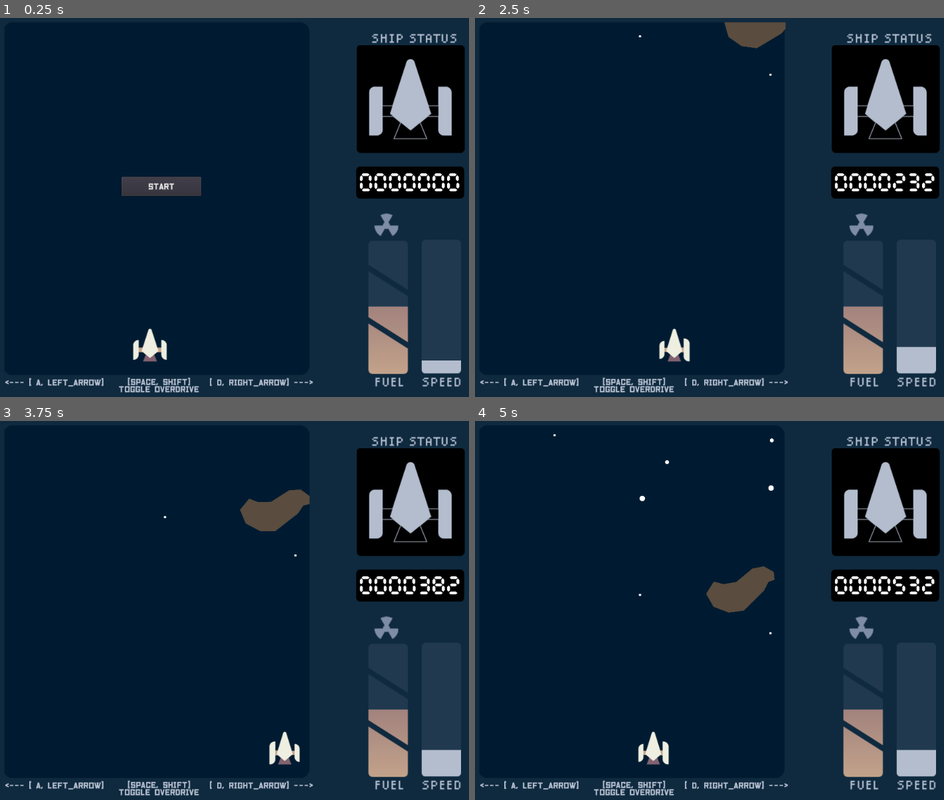
Above: before the commit, frames 1-4 (two rows, left to right).
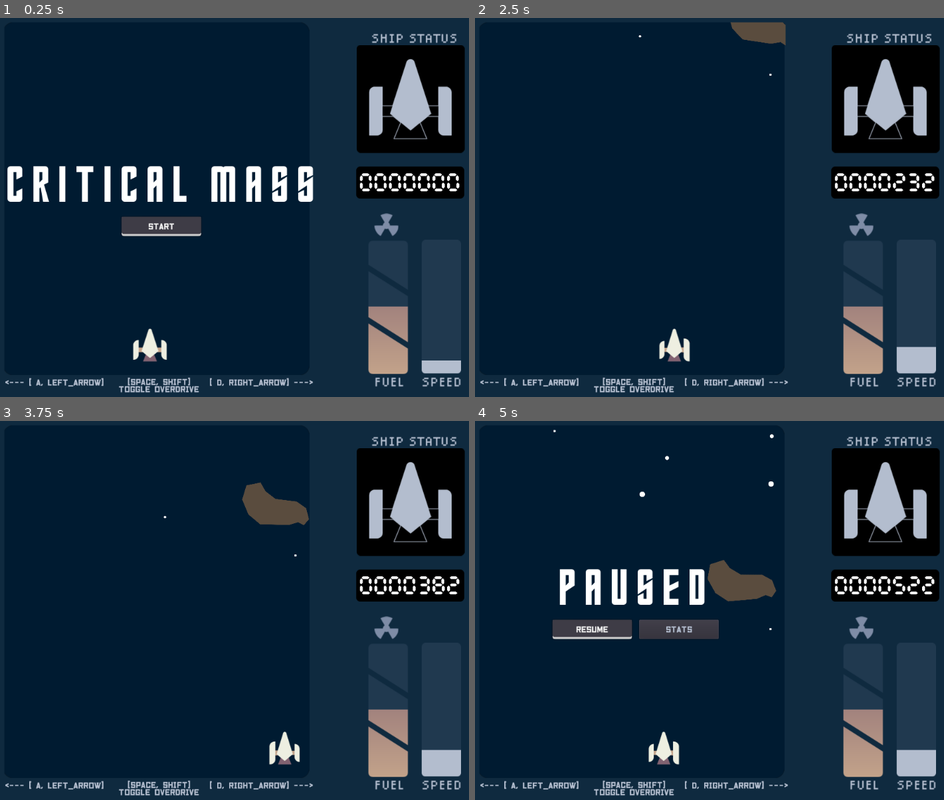
Above: after the commit, the same moments.

Repository: parkernalch/ld49-critical-mass
Game: Godot game, scene res://Main.tscn
The game is run twice, just before and just after one commit, with the same random seed, the same clock (stepped at 60 frames per second) and the same inputs.
Inputs:
- Up to frame 1 (0.25 s): no input
- Up to frame 2 (2.5 s): click "START" at 0.5 s; hold Right (ui_right) 1.28-2.03 s; hold Left (ui_left) from 2.03 s (still down)
- Up to frame 3 (3.75 s): release Left (ui_left) at 2.78 s; hold Right (ui_right) from 2.78 s (still down)
- Up to frame 4 (5 s): release Right (ui_right) at 4.28 s; hold Left (ui_left) from 4.28 s (still down); tap Escape (ui_cancel) at 4.9 s

The runs differ from the first frame. In frame 1, 4.3% of the frame differs, in the area x 1-67%, y 39-58%; in frame 2, 0.3%; in frame 3, 0.7%; in frame 4, 4.7%, in the area x 16-95%, y 2-91%.

Commit message:
asteroid particles and pause/unpause

Diff:
--- a/AsteroidBanana.tscn
+++ b/AsteroidBanana.tscn
@@ -1,16 +1,38 @@
-[gd_scene load_steps=3 format=2]
+[gd_scene load_steps=6 format=2]
 
 [ext_resource path="res://img/banana.png" type="Texture" id=1]
 [ext_resource path="res://Obstacle.gd" type="Script" id=2]
+[ext_resource path="res://img/speck.png" type="Texture" id=3]
+[ext_resource path="res://asteroid_gradient.tres" type="Gradient" id=4]
 
-[node name="AsteroidBig" type="KinematicBody2D"]
+[sub_resource type="Curve" id=2]
+_data = [ Vector2( 0.0493827, 0 ), 0.0, 2.57727, 0, 0, Vector2( 1, 0 ), -2.94545, 0.0, 0, 0 ]
+
+[node name="AsteroidBanana" type="KinematicBody2D"]
 collision_layer = 4
 script = ExtResource( 2 )
 
 [node name="Collider" type="CollisionPolygon2D" parent="."]
 scale = Vector2( 0.25, 0.25 )
-polygon = PoolVector2Array( -112.283, -169.454, -148.191, -206.621, -199.847, -175.753, -209.927, -85.6691, -156.38, -11.9637, -7.0795, 61.7417, 48.987, 144.896, 62.2162, 219.862, 171.829, 236.241, 242.385, 148.676, 235.455, 20.1643, 175.609, -84.4091, -34.7978, -166.304 )
+polygon = PoolVector2Array( -114.627, -160.25, -149.275, -194.898, -190.995, -168.028, -198.066, -90.9532, -147.154, -19.5355, 0.631165, 51.8823, 59.321, 137.442, 74.8773, 209.567, 169.63, 225.124, 226.905, 136.735, 220.541, 22.1838, 165.387, -77.5182, -41.0882, -158.835 )
 
 [node name="Sprite" type="Sprite" parent="."]
 scale = Vector2( 0.25, 0.25 )
 texture = ExtResource( 1 )
+
+[node name="ExplosionParticles" type="CPUParticles2D" parent="."]
+emitting = false
+lifetime = 0.25
+one_shot = true
+explosiveness = 1.0
+texture = ExtResource( 3 )
+emission_shape = 1
+emission_sphere_radius = 38.11
+spread = 180.0
+gravity = Vector2( 0, 0 )
+initial_velocity = 254.44
+damping = 100.0
+scale_amount = 0.25
+scale_amount_random = 0.4
+scale_amount_curve = SubResource( 2 )
+color_ramp = ExtResource( 4 )
--- a/AsteroidBig.tscn
+++ b/AsteroidBig.tscn
@@ -1,7 +1,16 @@
-[gd_scene load_steps=3 format=2]
+[gd_scene load_steps=7 format=2]
 
 [ext_resource path="res://img/big.png" type="Texture" id=1]
 [ext_resource path="res://Obstacle.gd" type="Script" id=2]
+[ext_resource path="res://img/speck.png" type="Texture" id=3]
+[ext_resource path="res://asteroid_gradient.tres" type="Gradient" id=4]
+
+[sub_resource type="Curve" id=1]
+max_value = 100.0
+_data = [ Vector2( 0, 1 ), 0.0, 0.0, 0, 0, Vector2( 1, 100 ), 245.455, 0.0, 0, 0 ]
+
+[sub_resource type="Curve" id=2]
+_data = [ Vector2( 0.0493827, 0 ), 0.0, 2.57727, 0, 0, Vector2( 1, 0 ), -2.94545, 0.0, 0, 0 ]
 
 [node name="AsteroidBig" type="KinematicBody2D"]
 collision_layer = 4
@@ -9,8 +18,26 @@
 
 [node name="Collider" type="CollisionPolygon2D" parent="."]
 scale = Vector2( 0.25, 0.25 )
-polygon = PoolVector2Array( -54.7654, -227.338, -53.9717, -228.131, -125.405, -169.398, -191.282, -32.0875, -193.663, 93.3172, -80.1638, 209.991, 78.5763, 219.516, 221.442, 159.988, 234.142, 55.2196, 153.978, -102.727, 135.723, -188.446 )
+polygon = PoolVector2Array( -49.9548, -209.27, -115.082, -162.076, -177.378, -28.9897, -184.929, 89.9384, -77.3271, 195.652, 71.8051, 205.091, 203.947, 151.29, 218.106, 59.7344, 139.764, -99.7803, 123.718, -175.29 )
 
 [node name="Sprite" type="Sprite" parent="."]
 scale = Vector2( 0.25, 0.25 )
 texture = ExtResource( 1 )
+
+[node name="ExplosionParticles" type="CPUParticles2D" parent="."]
+emitting = false
+lifetime = 0.25
+one_shot = true
+explosiveness = 1.0
+texture = ExtResource( 3 )
+emission_shape = 1
+emission_sphere_radius = 38.11
+spread = 180.0
+gravity = Vector2( 0, 0 )
+initial_velocity = 266.27
+damping = 100.0
+damping_curve = SubResource( 1 )
+scale_amount = 0.25
+scale_amount_random = 0.41
+scale_amount_curve = SubResource( 2 )
+color_ramp = ExtResource( 4 )
--- a/AsteroidSpeck.tscn
+++ b/AsteroidSpeck.tscn
@@ -1,7 +1,15 @@
-[gd_scene load_steps=3 format=2]
+[gd_scene load_steps=6 format=2]
 
 [ext_resource path="res://img/speck.png" type="Texture" id=1]
 [ext_resource path="res://Obstacle.gd" type="Script" id=2]
+[ext_resource path="res://asteroid_gradient.tres" type="Gradient" id=3]
+
+[sub_resource type="Curve" id=1]
+max_value = 100.0
+_data = [ Vector2( 0, 1 ), 0.0, 0.0, 0, 0, Vector2( 1, 100 ), 245.455, 0.0, 0, 0 ]
+
+[sub_resource type="Curve" id=2]
+_data = [ Vector2( 0.0493827, 0 ), 0.0, 2.57727, 0, 0, Vector2( 1, 0 ), -2.94545, 0.0, 0, 0 ]
 
 [node name="AsteroidSpeck" type="KinematicBody2D"]
 collision_layer = 4
@@ -10,8 +18,27 @@
 [node name="Collider" type="CollisionPolygon2D" parent="."]
 position = Vector2( 0.629944, -1.25995 )
 scale = Vector2( 0.25, 0.25 )
-polygon = PoolVector2Array( -7.0795, -62.9905, -46.767, -28.3426, -50.5468, 24.5741, -17.7888, 73.711, 59.0663, 60.4818, 99.3839, -21.4131, 62.7023, -82.0906 )
+polygon = PoolVector2Array( -6.49022, -51.501, -42.8294, -21.7689, -47.5487, 24.7169, -16.6369, 70.7307, 51.0861, 58.9323, 89.313, -16.3416, 58.4011, -71.3223 )
 
 [node name="Sprite" type="Sprite" parent="."]
 scale = Vector2( 0.25, 0.25 )
 texture = ExtResource( 1 )
+
+[node name="ExplosionParticles" type="CPUParticles2D" parent="."]
+emitting = false
+amount = 3
+lifetime = 0.25
+one_shot = true
+explosiveness = 1.0
+texture = ExtResource( 1 )
+emission_shape = 1
+emission_sphere_radius = 15.39
+spread = 180.0
+gravity = Vector2( 0, 0 )
+initial_velocity = 260.36
+damping = 100.0
+damping_curve = SubResource( 1 )
+scale_amount = 0.25
+scale_amount_random = 0.24
+scale_amount_curve = SubResource( 2 )
+color_ramp = ExtResource( 3 )
--- a/AsteroidSpud.tscn
+++ b/AsteroidSpud.tscn
@@ -1,17 +1,46 @@
-[gd_scene load_steps=3 format=2]
+[gd_scene load_steps=7 format=2]
 
 [ext_resource path="res://img/spud.png" type="Texture" id=1]
 [ext_resource path="res://Obstacle.gd" type="Script" id=2]
+[ext_resource path="res://img/speck.png" type="Texture" id=3]
+[ext_resource path="res://asteroid_gradient.tres" type="Gradient" id=4]
+
+[sub_resource type="Curve" id=1]
+max_value = 100.0
+_data = [ Vector2( 0, 1 ), 0.0, 0.0, 0, 0, Vector2( 1, 100 ), 245.455, 0.0, 0, 0 ]
+
+[sub_resource type="Curve" id=2]
+_data = [ Vector2( 0.0493827, 0 ), 0.0, 2.57727, 0, 0, Vector2( 1, 0 ), -2.94545, 0.0, 0, 0 ]
 
 [node name="AsteroidSpeck" type="KinematicBody2D"]
 collision_layer = 4
 script = ExtResource( 2 )
 
 [node name="Collider" type="CollisionPolygon2D" parent="."]
-position = Vector2( 0.629944, -1.25995 )
+position = Vector2( 16.3143, 8.41765 )
 scale = Vector2( 0.25, 0.25 )
-polygon = PoolVector2Array( -19.0487, -195.282, -87.7144, -161.894, -179.689, -98.8982, -184.098, 62.3717, -73.8553, 123.478, 26.3084, 66.1515, 79.855, -81.8893, 71.6656, -180.793 )
+polygon = PoolVector2Array( -23.2596, -177.646, -82.6599, -152.951, -170.092, -85.5417, -172.762, 54.6165, -77.988, 112.682, 15.4508, 59.2884, 62.8376, -84.2069, 60.8354, -166.3 )
 
 [node name="Sprite" type="Sprite" parent="."]
+position = Vector2( 15.6844, 9.6776 )
 scale = Vector2( 0.25, 0.25 )
 texture = ExtResource( 1 )
+
+[node name="ExplosionParticles" type="CPUParticles2D" parent="."]
+emitting = false
+amount = 6
+lifetime = 0.25
+one_shot = true
+explosiveness = 1.0
+texture = ExtResource( 3 )
+emission_shape = 1
+emission_sphere_radius = 19.18
+spread = 180.0
+gravity = Vector2( 0, 0 )
+initial_velocity = 260.35
+damping = 100.0
+damping_curve = SubResource( 1 )
+scale_amount = 0.25
+scale_amount_random = 0.39
+scale_amount_curve = SubResource( 2 )
+color_ramp = ExtResource( 4 )
--- a/AsteroidTbone.tscn
+++ b/AsteroidTbone.tscn
@@ -1,25 +1,53 @@
-[gd_scene load_steps=5 format=2]
+[gd_scene load_steps=9 format=2]
 
 [ext_resource path="res://img/tbone.png" type="Texture" id=1]
 [ext_resource path="res://Obstacle.gd" type="Script" id=2]
 [ext_resource path="res://shaders/pixelate.shader" type="Shader" id=3]
+[ext_resource path="res://img/speck.png" type="Texture" id=4]
+[ext_resource path="res://asteroid_gradient.tres" type="Gradient" id=5]
 
-[sub_resource type="ShaderMaterial" id=2]
+[sub_resource type="ShaderMaterial" id=1]
 shader = ExtResource( 3 )
 shader_param/pixel_size = 500
 shader_param/resolution = 0
+
+[sub_resource type="Curve" id=2]
+max_value = 100.0
+_data = [ Vector2( 0, 1 ), 0.0, 0.0, 0, 0, Vector2( 1, 100 ), 245.455, 0.0, 0, 0 ]
+
+[sub_resource type="Curve" id=3]
+_data = [ Vector2( 0.0493827, 0 ), 0.0, 2.57727, 0, 0, Vector2( 1, 0 ), -2.94545, 0.0, 0, 0 ]
 
 [node name="AsteroidSpeck" type="KinematicBody2D"]
 collision_layer = 4
 script = ExtResource( 2 )
 
 [node name="Collider" type="CollisionPolygon2D" parent="."]
-visible = false
-position = Vector2( 0.629944, -1.25995 )
+position = Vector2( 10.7382, 13.9024 )
 scale = Vector2( 0.25, 0.25 )
-polygon = PoolVector2Array( -11.4892, -223, -103.463, -170.084, -208.037, -164.414, -230.086, -15.1135, -199.217, 28.9838, -188.508, 122.848, -206.147, 195.923, -158.27, 222.382, -68.8156, 179.544, 6.77963, 59.2219, 114.503, 6.93515, 221.596, -74.9597, 237.345, -165.044, 186.948, -225.52 )
+polygon = PoolVector2Array( -10.8218, -213.451, -104.261, -161.392, -193.695, -151.381, -217.722, -21.9015, -183.684, 22.8156, -174.34, 124.931, -195.697, 187.001, -162.326, 205.689, -80.9009, 166.978, -4.14764, 45.5079, 105.309, -7.21829, 205.422, -85.9738, 220.773, -162.06, 180.06, -214.118 )
 
 [node name="Sprite" type="Sprite" parent="."]
-material = SubResource( 2 )
+material = SubResource( 1 )
+position = Vector2( 10.4055, 13.6759 )
 scale = Vector2( 0.25, 0.25 )
 texture = ExtResource( 1 )
+
+[node name="ExplosionParticles" type="CPUParticles2D" parent="."]
+emitting = false
+amount = 12
+lifetime = 0.25
+one_shot = true
+explosiveness = 1.0
+texture = ExtResource( 4 )
+emission_shape = 1
+emission_sphere_radius = 38.11
+spread = 180.0
+gravity = Vector2( 0, 0 )
+initial_velocity = 215.85
+damping = 100.0
+damping_curve = SubResource( 2 )
+scale_amount = 0.25
+scale_amount_random = 0.4
+scale_amount_curve = SubResource( 3 )
+color_ramp = ExtResource( 5 )
--- a/Game.gd
+++ b/Game.gd
@@ -6,6 +6,14 @@
 	Events.connect("StartGame", self, "_on_StartGame")
 	Events.connect("GameEndedPlayer", self, "_on_GameOver")
 	Events.connect("PlayerFuelLevelChanged", self, "_on_player_fuelLevelChanged")
+	Events.connect("GamePaused", self, "_on_GamePaused")
+	Events.connect("GameUnpaused", self, "_on_GameUnpaused")
+	pass
+
+func _on_GamePaused():
+	pass
+
+func _on_GameUnpaused():
 	pass
 
 func _on_StartGame():
--- a/Game.tscn
+++ b/Game.tscn
@@ -44,7 +44,7 @@
 shader = SubResource( 1 )
 shader_param/bar_width = 1.0
 shader_param/screen_color = Color( 0, 0.105882, 0.192157, 1 )
-shader_param/bar_color = Color( 0.328757, 0.0450849, 0.0818208, 1 )
+shader_param/bar_color = Color( 0, 0.105882, 0.192157, 1 )
 
 [sub_resource type="RectangleShape2D" id=3]
 extents = Vector2( 33.4923, 52.3557 )
--- a/GameManager.gd
+++ b/GameManager.gd
@@ -2,10 +2,6 @@
 
 onready var stats_panel : Control = $StatsPanel
 onready var game_over_screen : Control = $GameOverMenu
-onready var game_over_label : Label = $GameOverMenu/Label
-onready var retry_button : Button = $GameOverMenu/RetryButton
-onready var stats_button : Button = $GameOverMenu/StatsButton
-onready var start_button : Button = $GameOverMenu/StartButton
 
 # statistics
 onready var statistics = {
@@ -68,9 +64,6 @@
 func _ready():
 	stats_panel.visible = false
 	game_over_screen.visible = true
-	retry_button.visible = false
-	stats_button.visible = false
-	game_over_label.visible = false
 	Events.connect("GameEndedOdometer", self, "_on_odometer_gameEnded")
 	Events.connect("GameEndedPlayer", self, "_on_player_gameEnded")
 	load_from_userdata()
@@ -159,10 +152,6 @@
 
 func end_game():
 	game_over_screen.visible = true
-	start_button.visible = false
-	retry_button.visible = true
-	stats_button.visible = true
-	stats_panel.visible = false
 	save()
 
 func toggle_stats():
@@ -179,3 +168,6 @@
 
 func _on_CloseStatsButton_pressed():
 	toggle_stats()
+
+func _on_ResumeButton_pressed():
+	Events.emit_signal("GameUnpaused")
--- /dev/null
+++ b/GameOverMenu.gd
@@ -0,0 +1,60 @@
+extends Control
+class_name GameOverMenu
+
+export(NodePath) var stats_panel_path
+onready var stats_panel = get_node(stats_panel_path)
+
+func _ready():
+	$StartButton.grab_focus()
+	$ResumeButton.visible = false
+	$RetryButton.visible = false
+	$StatsButton.visible = false
+	$Label.text = "CRITICAL MASS"
+	$Label.visible = true
+	Events.connect("StartGame", self, "start_game")
+	Events.connect("GameEndedPlayer", self, "show_game_over")
+	Events.connect("GamePaused", self, "show_pause")
+	Events.connect("GameUnpaused", self, "start_game")
+
+func start_game():
+	print("showing start game")
+	visible = false
+	$StartButton.visible = false
+	$RetryButton.visible = false
+	$ResumeButton.visible = false
+	$StatsButton.visible = false
+	$Label.visible = false
+
+func show_pause():
+	print("showing pause")
+	visible = true
+	$ResumeButton.visible = true
+	$StartButton.visible = false
+	$StatsButton.visible = true
+	$Label.text = "PAUSED"
+	$Label.visible = true
+	$ResumeButton.grab_focus()
+	pass
+
+func show_game_over(_obj):
+	print("showing game over")
+	visible = true
+	$RetryButton.visible = true
+	$StatsButton.visible = true
+	$StartButton.visible = false
+	$Label.text = "GAME OVER"
+	$Label.visible = true
+	$RetryButton.grab_focus()
+	pass
+
+func _on_StatsPanel_visibility_changed():
+	print(stats_panel.visible)
+	if not stats_panel.visible:
+		if $StatsButton.visible:
+			$StatsButton.grab_focus()
+		elif $RetryButton.visible:
+			$RetryButton.grab_focus()
+		elif $ResumeButton.visible:
+			$ResumeButton.grab_focus()
+		elif $StartButton.visible:
+			$StartButton.grab_focus()
--- a/Global/Events.gd
+++ b/Global/Events.gd
@@ -12,6 +12,8 @@
 signal GameEndedOdometer(value)
 
 signal StartGame()
+signal GamePaused()
+signal GameUnpaused()
 
 signal DifficultyIncreased()
 
--- a/HealthPickup.tscn
+++ b/HealthPickup.tscn
@@ -7,4 +7,5 @@
 script = ExtResource( 1 )
 
 [node name="Sprite" type="Sprite" parent="."]
+self_modulate = Color( 0, 1, 0.227451, 1 )
 texture = ExtResource( 2 )
--- a/MagnetPickup.tscn
+++ b/MagnetPickup.tscn
@@ -10,7 +10,7 @@
 	if (UV.x < 0.5) {
 		COLOR.rgb = vec3(1.0, 0.0, 0.0);
 	} else {
-		COLOR.rgb = vec3(0.0, 0.0, 1.0);
+		COLOR.rgb = vec3(0.0, 0.5, 1.0);
 	}
 	COLOR.a = texture(TEXTURE, UV).a;
 }"
--- a/Main.tscn
+++ b/Main.tscn
@@ -22,6 +22,9 @@
 [ext_resource path="res://sounds/boost_end.wav" type="AudioStream" id=20]
 [ext_resource path="res://sounds/boost_start.wav" type="AudioStream" id=21]
 [ext_resource path="res://MainViewportSprite.gd" type="Script" id=22]
+[ext_resource path="res://GameOverMenu.gd" type="Script" id=23]
+[ext_resource path="res://MenuBox.tres" type="StyleBox" id=24]
+[ext_resource path="res://StatsPanel.gd" type="Script" id=25]
 
 [sub_resource type="Environment" id=1]
 background_mode = 1
@@ -35,12 +38,12 @@
 uniform vec4 ripple_color : hint_color;
 
 void fragment() {
+	// Ripple Wave
 	COLOR = texture(TEXTURE, UV);
 	if (wave_size > 0.0) {
 		if (UV.y < wave_pos + wave_size && UV.y > wave_pos - wave_size) {
 			vec4 color = texture(TEXTURE, UV - vec2(0.0, wave_size * abs(wave_pos - UV.y) / wave_size));
 			COLOR = color;
-//			if (UV.y > wave_pos + 0.9 * wave_size || UV.y < wave_pos - 0.9 * wave_size) {
 			if (UV.y < wave_pos - 0.9 * wave_size) {
 				COLOR = mix(color, ripple_color, UV.y);
 			}
@@ -155,9 +158,11 @@
 margin_top = 299.0
 margin_right = 628.0
 margin_bottom = 440.0
-__meta__ = {
-"_edit_use_anchors_": false
-}
+script = ExtResource( 23 )
+__meta__ = {
+"_edit_use_anchors_": false
+}
+stats_panel_path = NodePath("../StatsPanel")
 
 [node name="Label" type="Label" parent="GameOverMenu"]
 margin_top = -1.33484
@@ -175,18 +180,38 @@
 margin_top = 97.39
 margin_right = 287.848
 margin_bottom = 134.39
+custom_styles/focus = ExtResource( 24 )
 custom_fonts/font = SubResource( 7 )
+custom_colors/font_color = Color( 0.701961, 0.741176, 0.807843, 1 )
+custom_colors/font_color_hover = Color( 0.701961, 0.741176, 0.807843, 1 )
 text = "RETRY"
+__meta__ = {
+"_edit_use_anchors_": false
+}
+
+[node name="ResumeButton" type="Button" parent="GameOverMenu"]
+margin_left = 134.848
+margin_top = 97.39
+margin_right = 287.848
+margin_bottom = 134.39
+custom_styles/focus = ExtResource( 24 )
+custom_fonts/font = SubResource( 7 )
+custom_colors/font_color = Color( 0.701961, 0.741176, 0.807843, 1 )
+custom_colors/font_color_hover = Color( 0.701961, 0.741176, 0.807843, 1 )
+text = "RESUME"
 __meta__ = {
 "_edit_use_anchors_": false
 }
 
 [node name="StartButton" type="Button" parent="GameOverMenu"]
 margin_left = 220.251
-margin_top = 20.2272
+margin_top = 96.7365
 margin_right = 373.251
-margin_bottom = 57.2272
+margin_bottom = 133.736
+custom_styles/focus = ExtResource( 24 )
 custom_fonts/font = SubResource( 7 )
+custom_colors/font_color = Color( 0.701961, 0.741176, 0.807843, 1 )
+custom_colors/font_color_hover = Color( 0.701961, 0.741176, 0.807843, 1 )
 text = "START"
 __meta__ = {
 "_edit_use_anchors_": false
@@ -197,7 +222,10 @@
 margin_top = 97.39
 margin_right = 454.909
 margin_bottom = 134.39
+custom_styles/focus = ExtResource( 24 )
 custom_fonts/font = SubResource( 7 )
+custom_colors/font_color = Color( 0.701961, 0.741176, 0.807843, 1 )
+custom_colors/font_color_hover = Color( 0.701961, 0.741176, 0.807843, 1 )
 text = "STATS"
 __meta__ = {
 "_edit_use_anchors_": false
@@ -209,6 +237,7 @@
 margin_top = 49.0
 margin_right = 914.0
 margin_bottom = 714.0
+script = ExtResource( 25 )
 __meta__ = {
 "_edit_use_anchors_": false
 }
@@ -411,6 +440,9 @@
 margin_top = 4.0
 margin_right = 24.0
 margin_bottom = 24.0
+custom_styles/focus = ExtResource( 24 )
+custom_colors/font_color = Color( 0.964706, 0.964706, 0.964706, 1 )
+custom_colors/font_color_hover = Color( 1, 1, 1, 1 )
 text = "X"
 
 [node name="AudioManager" type="Node" parent="."]
@@ -491,6 +523,9 @@
 }
 
 [connection signal="pressed" from="GameOverMenu/RetryButton" to="." method="_on_RetryButton_pressed"]
+[connection signal="pressed" from="GameOverMenu/ResumeButton" to="." method="_on_ResumeButton_pressed"]
 [connection signal="pressed" from="GameOverMenu/StartButton" to="." method="_on_StartButton_pressed"]
 [connection signal="pressed" from="GameOverMenu/StatsButton" to="." method="_on_StatsButton_pressed"]
+[connection signal="visibility_changed" from="StatsPanel" to="StatsPanel" method="_on_StatsPanel_visibility_changed"]
+[connection signal="visibility_changed" from="StatsPanel" to="GameOverMenu" method="_on_StatsPanel_visibility_changed"]
 [connection signal="pressed" from="StatsPanel/Panel/CloseStatsButton" to="." method="_on_CloseStatsButton_pressed"]
--- /dev/null
+++ b/MenuBox.tres
@@ -0,0 +1,9 @@
+[gd_resource type="StyleBoxFlat" format=2]
+
+[resource]
+bg_color = Color( 0.243137, 0.235294, 0.27451, 1 )
+border_width_bottom = 4
+corner_radius_top_left = 4
+corner_radius_top_right = 4
+corner_radius_bottom_right = 4
+corner_radius_bottom_left = 4
--- a/NoiseSpawner.gd
+++ b/NoiseSpawner.gd
@@ -27,6 +27,8 @@
 	Events.connect("StartGame", self, "_on_startGame")
 	Events.connect("GameEndedPlayer", self, "_on_endGame")
 	Events.connect("DifficultyIncreased", self, "_on_difficultyIncreased")
+	Events.connect("GamePaused", self, "_on_GamePaused")
+	Events.connect("GameUnpaused", self, "_on_GameUnpaused")
 	var x_pos_left : float =  left_bound.transform.origin.x
 	var x_pos_right : float = right_bound.transform.origin.x
 	offset = abs(x_pos_right - x_pos_left)
@@ -37,8 +39,13 @@
 			"position": Vector2(x_pos_left + 3 * (step_size * i) / 2, transform.origin.y),
 			"spawn_pos": 0.0
 		})
-	print(spawn_locations)
 	set_process(false)
+
+func _on_GamePaused():
+	set_process(false)
+
+func _on_GameUnpaused():
+	set_process(true)
 
 func _process(delta):
 	y_pos += Global.travel_speed * delta
--- a/Obstacle.gd
+++ b/Obstacle.gd
@@ -8,9 +8,17 @@
 func _ready():
 	rotation_degrees = rand_range(0, 180)
 	Events.connect("ShipWasDestroyed", self, "_on_ship_wasDestroyed")
+	Events.connect("GamePaused", self, "_on_GamePaused")
+	Events.connect("GameUnpaused", self, "_on_GameUnpaused")
 	add_to_group('obstacles')
 	$Sprite.self_modulate = Color("#5a4c3e");
 	pass
+
+func _on_GamePaused():
+	set_physics_process(false)
+
+func _on_GameUnpaused():
+	set_physics_process(true)
 
 func set_angular_velocity(vel):
 	angular_velocity = vel
@@ -36,3 +44,10 @@
 
 func repulse(direction, magnitude):
 	repulse_vector = direction * magnitude
+
+func destroy():
+	$Sprite.visible = false
+	$Collider.disabled = true
+	$ExplosionParticles.emitting = true
+	yield(get_tree().create_timer(0.25), "timeout")
+	queue_free()
--- a/OptimizedNeutron.gd
+++ b/OptimizedNeutron.gd
@@ -12,8 +12,16 @@
 
 func _ready():
 	Events.connect("ShipWasDestroyed", self, "_on_ship_wasDestroyed")
+	Events.connect("GamePaused", self, "_on_GamePaused")
+	Events.connect("GameUnpaused", self, "_on_GameUnpaused")
 	set_size(rand_range(1, 4))
 	player = get_tree().get_nodes_in_group("player")[0]
+
+func _on_GamePaused():
+	set_physics_process(false)
+
+func _on_GameUnpaused():
+	set_physics_process(true)
 
 func _physics_process(delta):
 	if global_position.y > 700.0:
--- a/Pickup.gd
+++ b/Pickup.gd
@@ -16,7 +16,15 @@
 func _ready():
 	player = get_tree().get_nodes_in_group("player")[0]
 	Events.connect("GameEndedPlayer", self, "_on_game_ended")
+	Events.connect("GamePaused", self, "_on_GamePaused")
+	Events.connect("GameUnpaused", self, "_on_GameUnpaused")
 	pass
+
+func _on_GamePaused():
+	set_physics_process(false)
+
+func _on_GameUnpaused():
+	set_physics_process(true)
 
 func _physics_process(delta):
 	if position.y > 700.0:
--- a/Player.gd
+++ b/Player.gd
@@ -38,8 +38,18 @@
 	Events.connect("PickupAcquired", self, '_on_pickup_acquired')
 	add_to_group("player")
 	Events.connect("PickedUpFuel", self, '_on_fuel_pickedUp')
+	Events.connect("GamePaused", self, "_on_GamePaused")
+	Events.connect("GameUnpaused", self, "_on_GameUnpaused")
 	$MagnetTimer.connect("timeout", self, 'demagnetize')
 	initialize()
+
+func _on_GameUnpaused():
+	set_process(true)
+	set_physics_process(true)
+
+func _on_GamePaused():
+	set_process(false)
+	set_physics_process(false)
 
 func initialize():
 	fuel_timer.wait_time = 0.5
@@ -98,6 +108,8 @@
 			boost_end()
 		else:
 			boost_start()
+	if Input.is_action_just_pressed("ui_cancel"):
+		Events.emit_signal("GamePaused")
 	var healthy_count = ship_areas_are_healthy.count(true)
 	if healthy_count > 0:
 		left_wing_particles.emitting = not ship_areas_are_healthy[0]
@@ -178,7 +190,10 @@
 		right_wing_particles.emitting = not ship_areas_are_healthy[2]
 		body_particles.emitting = not ship_areas_are_healthy[1]
 		left_wing_particles.emitting = not ship_areas_are_healthy[0]
-		body.queue_free()
+		if body.has_method("destroy"):
+			body.destroy()
+		else:
+			body.queue_free()
 	pass
 
 func heal():
--- /dev/null
+++ b/StatsPanel.gd
@@ -0,0 +1,5 @@
+extends Control
+
+func _on_StatsPanel_visibility_changed():
+	if visible:
+		$Panel/CloseStatsButton.grab_focus()
--- a/TimeDisplay.gd
+++ b/TimeDisplay.gd
@@ -19,6 +19,16 @@
 	set_display()
 	Events.connect("ShipWasDestroyed", self, "_on_ship_wasDestroyed")
 	Events.connect("StartGame", self, "_on_StartGame")
+	Events.connect("GamePaused", self, "_on_GamePaused")
+	Events.connect("GameUnpaused", self, "_on_GameUnpaused")
+	set_process(false)
+	pass
+
+func _on_GameUnpaused():
+	set_process(true)
+	pass
+
+func _on_GamePaused():
 	set_process(false)
 	pass
 
--- /dev/null
+++ b/asteroid_gradient.tres
@@ -0,0 +1,4 @@
+[gd_resource type="Gradient" format=2]
+
+[resource]
+colors = PoolColorArray( 0.589844, 0.516833, 0.499985, 1, 0.356863, 0.243137, 0.0862745, 1 )
--- a/project.godot
+++ b/project.godot
@@ -9,6 +9,11 @@
 config_version=4
 
 _global_script_classes=[ {
+"base": "Control",
+"class": "GameOverMenu",
+"language": "GDScript",
+"path": "res://GameOverMenu.gd"
+}, {
 "base": "KinematicBody2D",
 "class": "Neutron",
 "language": "GDScript",
@@ -50,6 +55,7 @@
 "path": "res://Spawner.gd"
 } ]
 _global_script_class_icons={
+"GameOverMenu": "",
 "Neutron": "",
 "NeutronPool": "",
 "NoiseSpawner": "",
Not shown: 1 places in Main.tscn that only renumber resources
Not shown: 8 places in Player.tscn that only renumber resources
